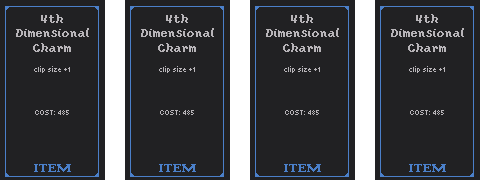
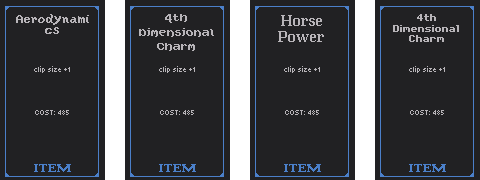
Layers edited between the first and the second 480px x 180px image:
painted on "4th Dimensional Charm" (1st of 2, in "Artboard 1 copy 3") over (x1=391, y1=14, x2=464, y2=52)
renamed "4th Dimensional Charm" to "Horse Power", painted on it over (x1=266, y1=14, x2=339, y2=52)
painted on "4th Dimensional Charm" (2nd of 2, in "Artboard 1 copy") over (x1=139, y1=14, x2=214, y2=52)
renamed "4th Dimensional Charm" to "Aerodynamics", painted on it over (x1=16, y1=14, x2=89, y2=52)